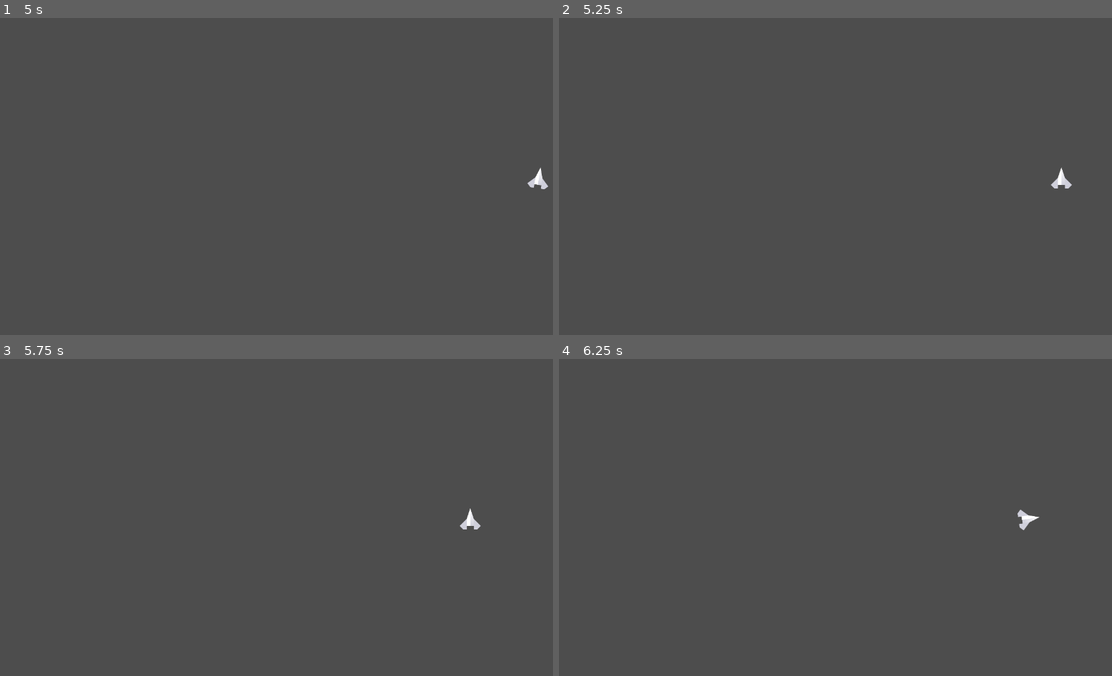
Above: before the commit, frames 1-4 (two rows, left to right).
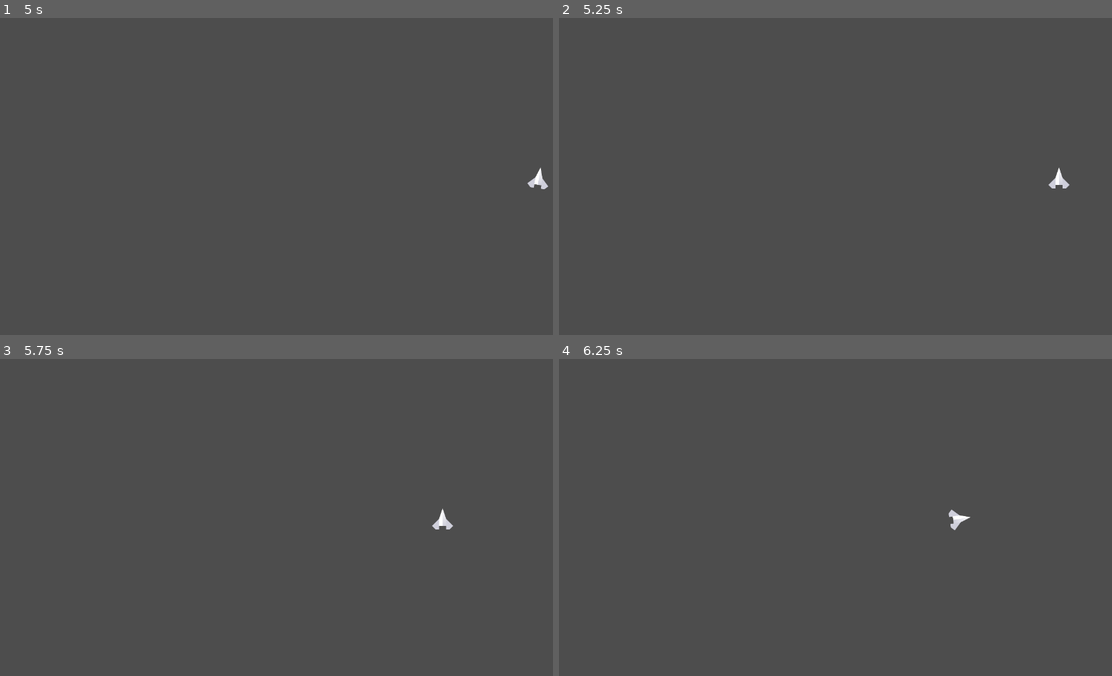
Above: after the commit, the same moments.

Repository: odonnell-brian/20-game-asteroids
Game: Godot game, scene res://test_scene.tscn
The game is run twice, just before and just after one commit, with the same random seed, the same clock (stepped at 60 frames per second) and the same inputs. The project has no main scene, so this scene is started directly.
Inputs:
- Up to frame 1 (5 s): tap Enter at 0.5, 2 s; hold D (rotate_right) 0.53-1.28 s; tap Space at 1.25 s; hold E (brake) 1.28-2.03 s; hold D (rotate_right) 2.03-2.78 s; hold W (move_forward) 2.78-3.53 s; hold A (rotate_left) from 3.53 s (still down)
- Up to frame 2 (5.25 s): release A (rotate_left) at 5.03 s; hold E (brake) from 5.03 s (still down)
- Up to frame 3 (5.75 s): keep holding E (brake)
- Up to frame 4 (6.25 s): release E (brake) at 5.78 s; hold D (rotate_right) from 5.78 s (still down)

Frame 1 is identical in both runs. In frame 2, less than 0.1% of the frame differs, in the area x 88-93%, y 47-54%; in frame 3, 0.2%, in the area x 78-87%, y 47-54%; in frame 4, 0.2%.

Commit message:
Seperate player acceleration and deceleration values

Diff:
--- a/common/components/movement/player_movement_component.gd
+++ b/common/components/movement/player_movement_component.gd
@@ -5,6 +5,7 @@
 
 @export var rotation_degrees_per_second: float = 180.0
 @export var acceleration: float = 500.0
+@export var deceleration: float = 250.0
 @export var max_velocity: Vector2 = Vector2(DEFAULT_VELOCITY_LIMIT, DEFAULT_VELOCITY_LIMIT)
 @export var min_velocity: Vector2 = Vector2(-DEFAULT_VELOCITY_LIMIT, -DEFAULT_VELOCITY_LIMIT)
 @export var rotation_offset_degrees: float = 90.0
@@ -21,7 +22,7 @@
 	parent.global_rotation += deg_to_rad(rotation_input * rotation_degrees_per_second * delta)
 
 	if Input.is_action_pressed("brake"):
-		parent.velocity = parent.velocity.move_toward(Vector2.ZERO, delta * acceleration)
+		parent.velocity = parent.velocity.move_toward(Vector2.ZERO, delta * deceleration)
 	elif thrust_input != 0.0:
 		var offset_rotation: float = parent.global_rotation - deg_to_rad(rotation_offset_degrees)
 		var move_vector: Vector2 = Vector2(cos(offset_rotation), sin(offset_rotation))
